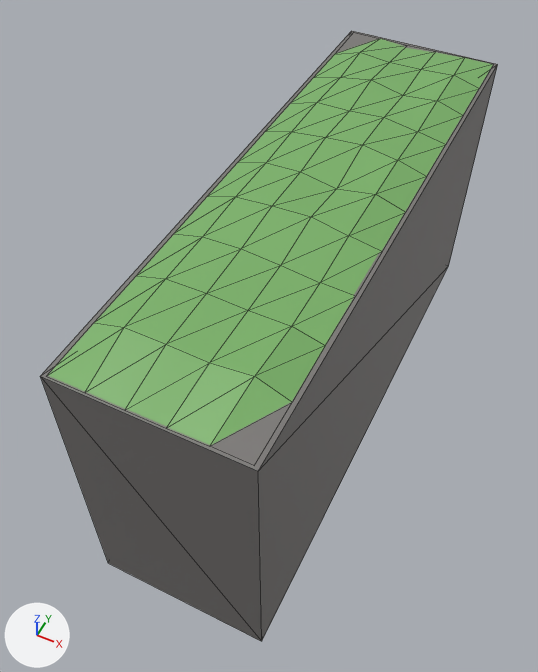
A saved change to the glTF model code/models/road.glb.
Before and after are seen from a 50 mm lens placed at (0.357, -0.887, 0.984), pointed at (-0.046, -0.081, -0.024). The lights are fixed; the arrows at lower left show +X, +Y and +Z. Mesh edges are drawn as thin lines. Where no turn or scale is listed for an object, it has been applied to the vertices. Vertices at the same position are counted once.
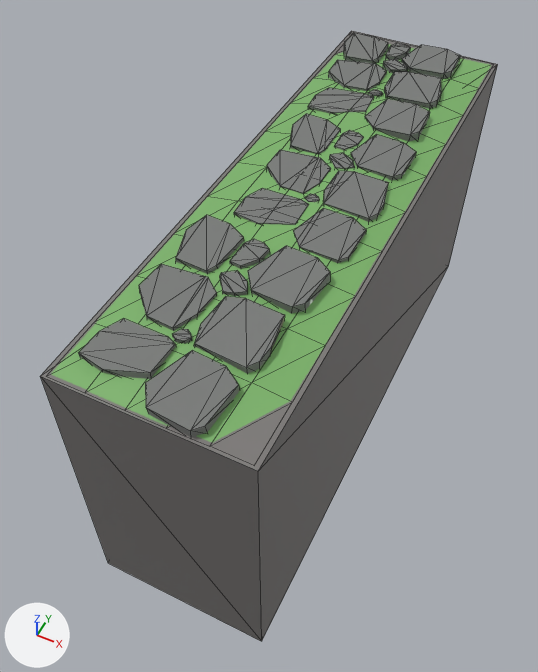
Commit message: Update road model to new glTF format

Diff of the bpy script that builds the scene:
```diff
--- a/code/models/road.glb.py
+++ b/code/models/road.glb.py
@@ me_plane_002 @@
-me_plane_002.from_pydata(...)  # 66 vertices, 100 faces; spans x -0.143..0.143, y -0.496..0.496, z -0.017..0.009
+me_plane_002.from_pydata(...)  # 66 vertices, 100 faces; spans x -0.143..0.143, y -0.496..0.496, z -0.017..0.002
+# me_plane_002 part 1: 38 of 66 vertices moved; they spanned x -0.093..0.093, y -0.397..0.495, z -0.017..0.009 and now span x -0.09..0.089, y -0.397..0.496, z -0.017..0.002; mean shift (0.0, 0.0, -0.005); largest move (0.093, -0.397, 0.005) -> (0.088, -0.396, -0.012)
 me_plane_002.materials.append(mat_material_002)
@@ ob_node_id4_material_57_0_002 @@
+ob_node_id4_material_57_0_002 = bpy.data.objects.new('node_id4_Material_57_0.002', me_node_id4_material_57_0_002)  # 146 vertices, 256 faces; spans x -17.6..16.6, y -1.1..1.1, z -16.5..17.0; in mat_material_57_002 (picture img_image_0)
+ob_node_id4_material_57_0_002.location = (-0.017, 0.335, 0.276)
+ob_node_id4_material_57_0_002.rotation_euler = (1.604, -0.0104, -2.024)  # degrees (92, -0.6, -116)
+ob_node_id4_material_57_0_002.scale = (-0.0101, -0.00891, -0.0101)
@@ ob_node_id4_material_57_0_001 @@
+ob_node_id4_material_57_0_001 = bpy.data.objects.new('node_id4_Material_57_0.001', me_node_id4_material_57_0_001)  # 146 vertices, 256 faces; spans x -17.6..16.6, y -1.1..1.1, z -16.5..17.0; in mat_material_57_001 (picture img_image_0)
+ob_node_id4_material_57_0_001.location = (0.01, 0.011, 0.276)
+ob_node_id4_material_57_0_001.rotation_euler = (1.546, 0.00684, -2.096)  # degrees (89, 0.4, -120)
+ob_node_id4_material_57_0_001.scale = (-0.00954, -0.00839, -0.00954)
@@ ob_node_id4_material_57_0 @@
+ob_node_id4_material_57_0 = bpy.data.objects.new('node_id4_Material_57_0', me_node_id4_material_57_0)  # 146 vertices, 256 faces; spans x -17.6..16.6, y -1.1..1.1, z -16.5..17.0; in mat_material_57 (picture img_image_0)
+ob_node_id4_material_57_0.location = (-0.017, -0.312, 0.276)
+ob_node_id4_material_57_0.rotation_euler = (1.585, 0.0283, -2.18)  # degrees (91, 1.6, -125)
+ob_node_id4_material_57_0.scale = (-0.0101, -0.00891, -0.0101)
```

Boxes (x1, y1, x2, y2) around the edits, measured in the pictures (538 x 672 px):
'Plane', reshaped: before (48, 39, 493, 445); after (51, 44, 491, 443)
'node_id4_Material_57_0', added: after (78, 215, 330, 437)
'node_id4_Material_57_0.001', added: after (234, 114, 416, 263)
'node_id4_Material_57_0.002', added: after (308, 33, 460, 141)
